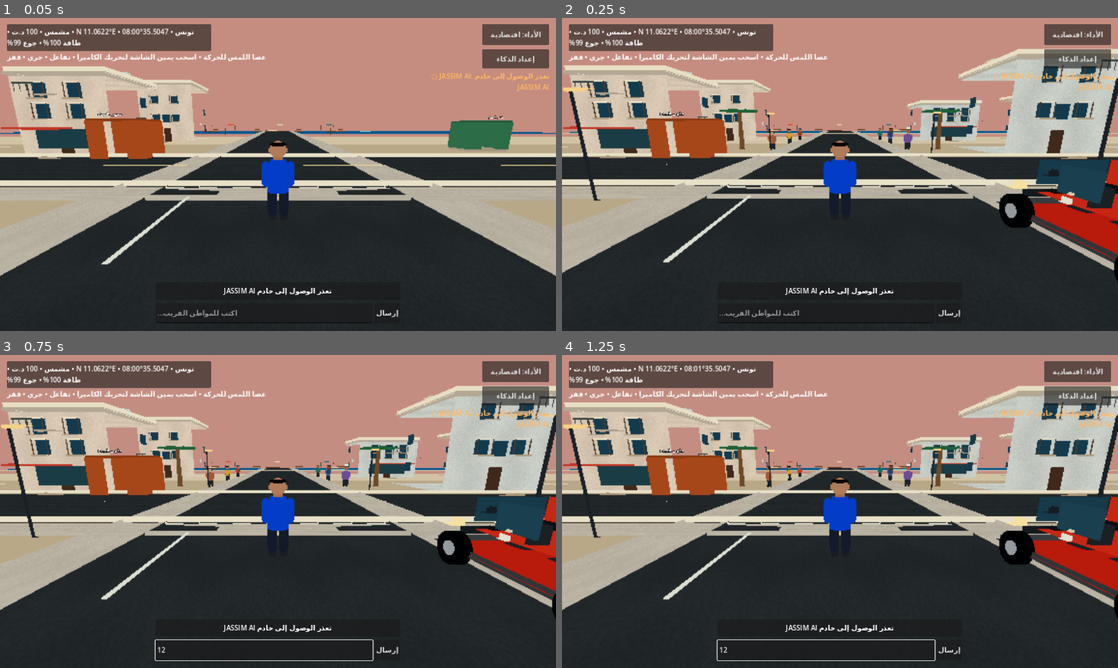
Above: before the commit, frames 1-4 (two rows, left to right).
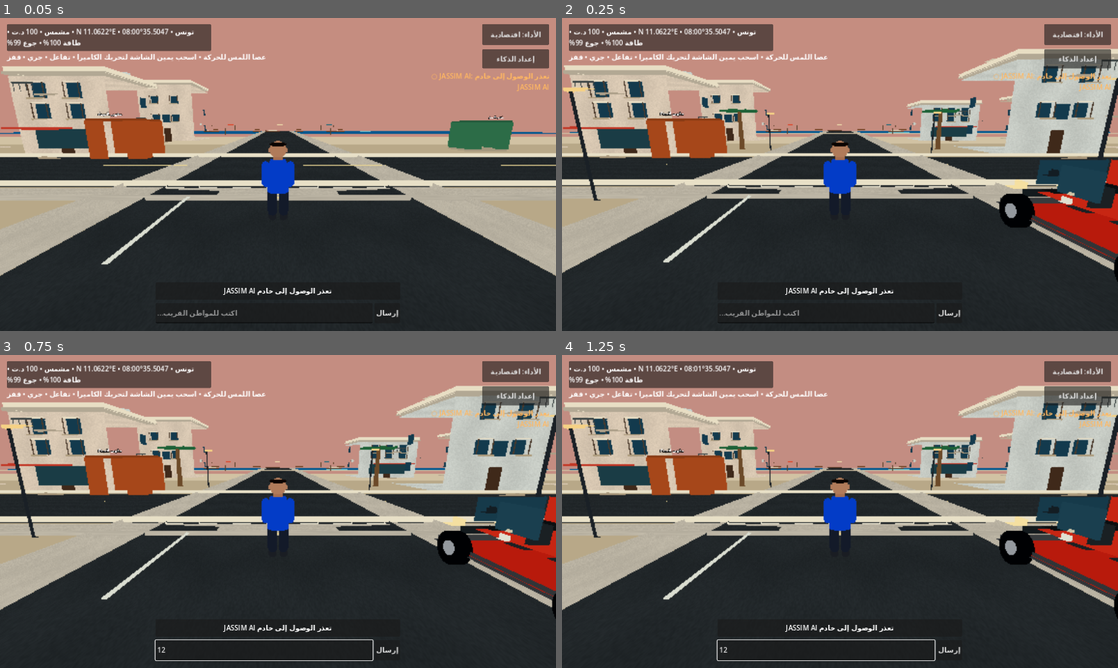
Above: after the commit, the same moments.

Repository: stevennpllk-crypto/REAL-LIFE-MAHDIA
Game: Godot game, scene res://scenes/Main.tscn
The game is run twice, just before and just after one commit, with the same random seed, the same clock (stepped at 60 frames per second) and the same inputs.
Inputs (mouse positions are in pixels of both pictures, inside the frame that each line leads up to):
- Up to frame 1 (0.05 s): no input
- Up to frame 2 (0.25 s): no input
- Up to frame 3 (0.75 s): click (266, 649) at 0.52 s; type "12" at 0.6 s
- Up to frame 4 (1.25 s): no input

Frame 1 is identical in both runs. In frame 2, 0.3% of the frame differs, in the area x 36-64%, y 34-42%; in frame 3, 0.3%; in frame 4, 0.3%.
Error after the commit: Parse Error: Cannot infer the type of "offset" variable because the value doesn't have a set type. (res://scripts/npc.gd:619)

Commit message:
Add lightweight pedestrian crowd separation AI

Diff:
--- a/scripts/npc.gd
+++ b/scripts/npc.gd
@@ -37,6 +37,8 @@
 var turn_bias := 1.0
 var obstacle_check_elapsed := 0.0
 var obstacle_steering := Vector3.ZERO
+var crowd_check_elapsed := 0.0
+var crowd_steering := Vector3.ZERO
 var left_arm: Node3D
 var right_arm: Node3D
 var left_leg: Node3D
@@ -600,6 +602,33 @@
 	obstacle_steering = (direction + side * 1.8).normalized()
 	return obstacle_steering
 
+func _avoid_resident_crowding(direction: Vector3) -> Vector3:
+	if direction.length_squared() < 0.01:
+		return direction
+	# A short staggered scan keeps pedestrians from clipping through one another
+	# without adding physics bodies, navigation meshes, or per-frame raycasts.
+	crowd_check_elapsed += get_physics_process_delta_time()
+	if crowd_check_elapsed < 0.30:
+		return direction
+	crowd_check_elapsed = 0.0
+	var separation := Vector3.ZERO
+	var nearby_count := 0
+	for resident in get_tree().get_nodes_in_group("mahdia_residents"):
+		if resident == self or not is_instance_valid(resident):
+			continue
+		var offset := global_position - resident.global_position
+		offset.y = 0.0
+		var distance := offset.length()
+		if distance > 0.05 and distance < 1.55:
+			var strength := (1.55 - distance) / 1.55
+			separation += offset.normalized() * strength
+			nearby_count += 1
+	if nearby_count == 0 or separation.length_squared() < 0.001:
+		crowd_steering = direction.normalized()
+		return direction
+	crowd_steering = (direction.normalized() + separation.normalized() * 0.95).normalized()
+	return crowd_steering
+
 func _physics_process(delta: float) -> void:
 	if not is_on_floor():
 		velocity.y -= 9.8 * delta
@@ -664,6 +693,7 @@
 		_animate(delta, false)
 		return
 	direction = _avoid_obstacle(direction.normalized(), delta)
+	direction = _avoid_resident_crowding(direction)
 	var pace := walk_speed * (0.72 if ai_state == "avoiding" else 1.0)
 	# Residents accelerate and brake like people instead of snapping to a fixed velocity.
 	velocity.x = move_toward(velocity.x, direction.x * pace, delta * 3.2)
